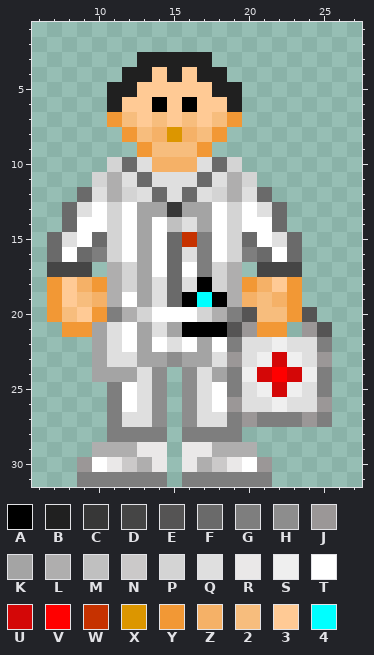
Pixel-art sprite, stored at assets/job images/MedicalDoctor.png. Above: the version before the commit.
The file is 32x32 pixels. Colours within 5 levels of each other are drawn and written as one. Shown: x 6..27, y 1..31.
Palette (. is transparent): A #000000  B #202020  C #373737  D #454545  E #555454  F #6a6a6a  G #7e7e7e  H #8d8d8d  J #9b9797  K #a4a4a4  L #afaeae  M #c0c0c0  N #cbc9c9  P #d4d4d4  Q #dfdfdf  R #eae8e8  S #efefef  T #ffffff  U #d40707  V #ff0000  W #c63200  X #dc9600  Y #f29835  Z #f5b167  2 #f7bd7d  3 #ffca95  4 #00ffff
And afterwards:
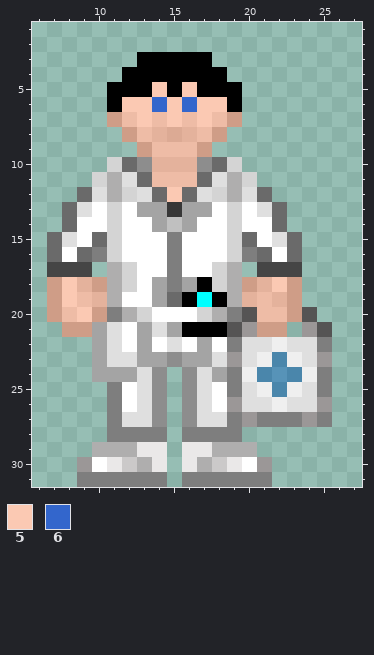
Colours new in this view: 5 #fbc9b3  6 #3366cc
Edits made:
@@ palette @@
-2 #f7bd7d
+2 #eebca6
-U #d40707
+U #4a86ab
-V #ff0000
+V #5793b8
-X #dc9600
+X #dcaa94
-Y #f29835
+Y #cf9d87
-Z #f5b167
+Z #e4b29c
@@ x 6..27 @@
  2 ......................
- 3 .......BBBBB..........
- 4 ......BB3B3BB.........
- 5 .....BB33333BB........
- 6 .....B33A3A33B........
- 7 .....Y2323232Y........
+ 3 .......AAAAA..........
+ 4 ......AAAAAAA.........
+ 5 .....AAA5A5AAA........
+ 6 .....A5565655A........
+ 7 .....Y2525252Y........
  8 ......Y2ZXZ2Y.........
  9 .......Y222Y..........
-10 .....PFQZZZQFP........
-11 ....PLQFQQQFQLP.......
-12 ...FQLPQFQFQPLQF......
+10 .....PFHZZZHFP........
+11 ....PLQF222FQLP.......
+12 ...FQLPQF5FQPLQF......
 13 ..FQTPTKKCKKTPTQF.....
-14 ..FTTPTKTMQKTPTTF.....
-15 .FQTFPTKTFWGTPFTQF....
-16 .FTFGPTKTFQGTPGFTF....
-17 .DDD.LPKTFTGPL.DDD....
-18 .Y3ZYLPKQFQAPLYZ3Y....
-19 .Y32ZLTKQFA4ALZ2ZY....
-20 .Y23YGLPTTTPLGE22YE...
+14 ..FTTPTTKMKTTPTTF.....
+15 .FQTFPTTTGTTTPFTQF....
+16 .FTFGPTTTGTTTPGFTF....
+17 .DDD.LPTTGTTPL.DDD....
+18 .Y5ZYLPTKGKAPLYZ5Y....
+19 .Y52ZLTTKFA4ALZ2ZY....
+20 .Y25YGLPTTTPLGE22YE...
 21 ..YYKQTKQKAAAEJYY.JE..
Boxes around the changes in both pictures, in picture pixels (x1, y1, x2, y2):
changed: (47, 52, 302, 397)
